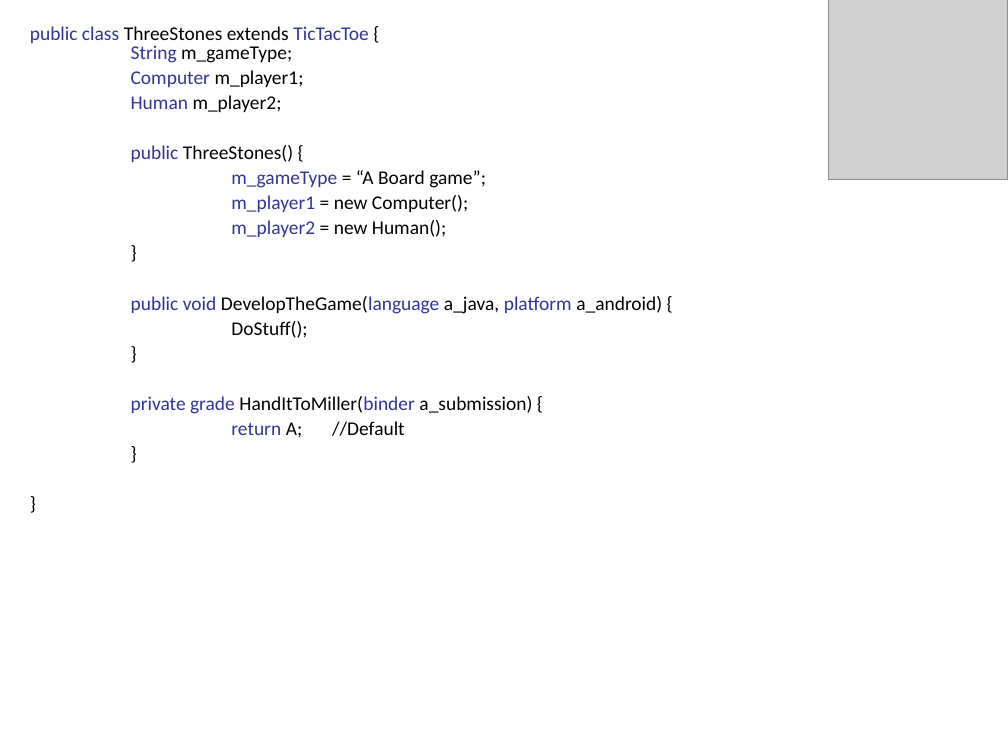
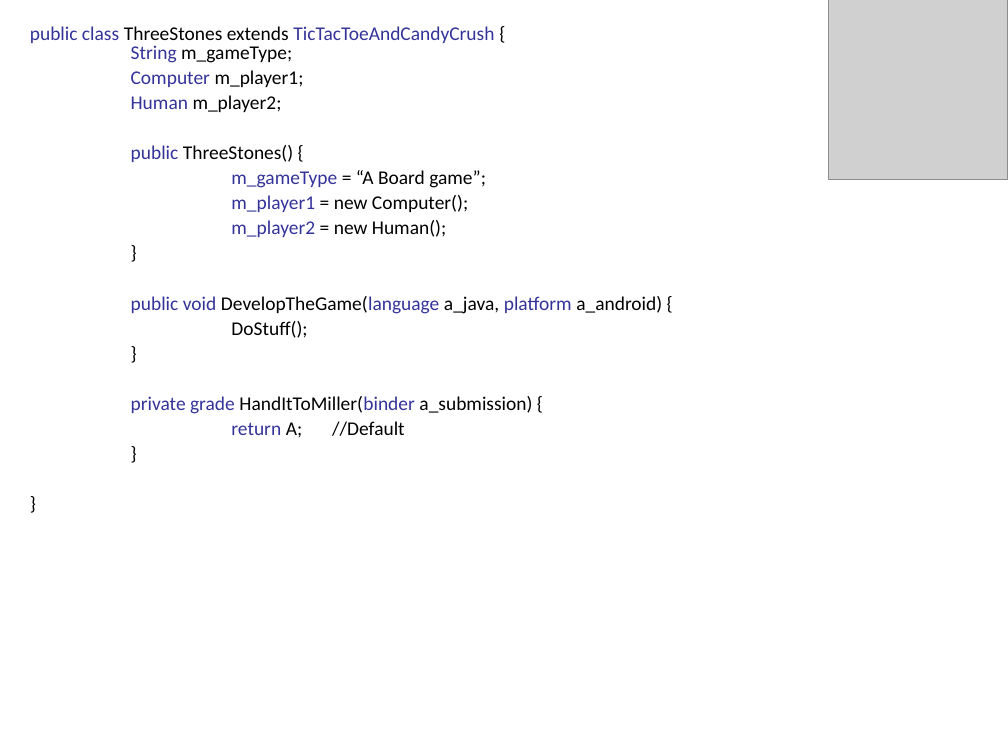
Before and after one commit to Viveckh/ThreeStones, a slide deck: slide 2 of docs/Stones - Presentation.ppt. Drawn at 1008x756 pixels with LibreOffice and Linux fonts; fonts in the diff are those of the drawing; grey boxes stand for pictures; background and template pictures are left out. Boxes give left, top, right and bottom in pixels: in the first picture for what was removed or moved away, otherwise in the second. Text is boxed around its words. In the diff, an @@ line names an element or a change of style, - is before the commit and + after.

```diff
--- a/docs/Stones - Presentation.ppt
+++ b/docs/Stones - Presentation.ppt
@@ text at [30,26,494,63]: text changed; text colour #000000 to #333399 @@
-public class ThreeStones extends TicTacToe {
-String m_gameType;
+public class ThreeStones extends TicTacToeAndCandyCrush {
+String m_gameType;
```
Also in this commit, not shown: 1 other slide changed, 1 slide added, 7 other files.
